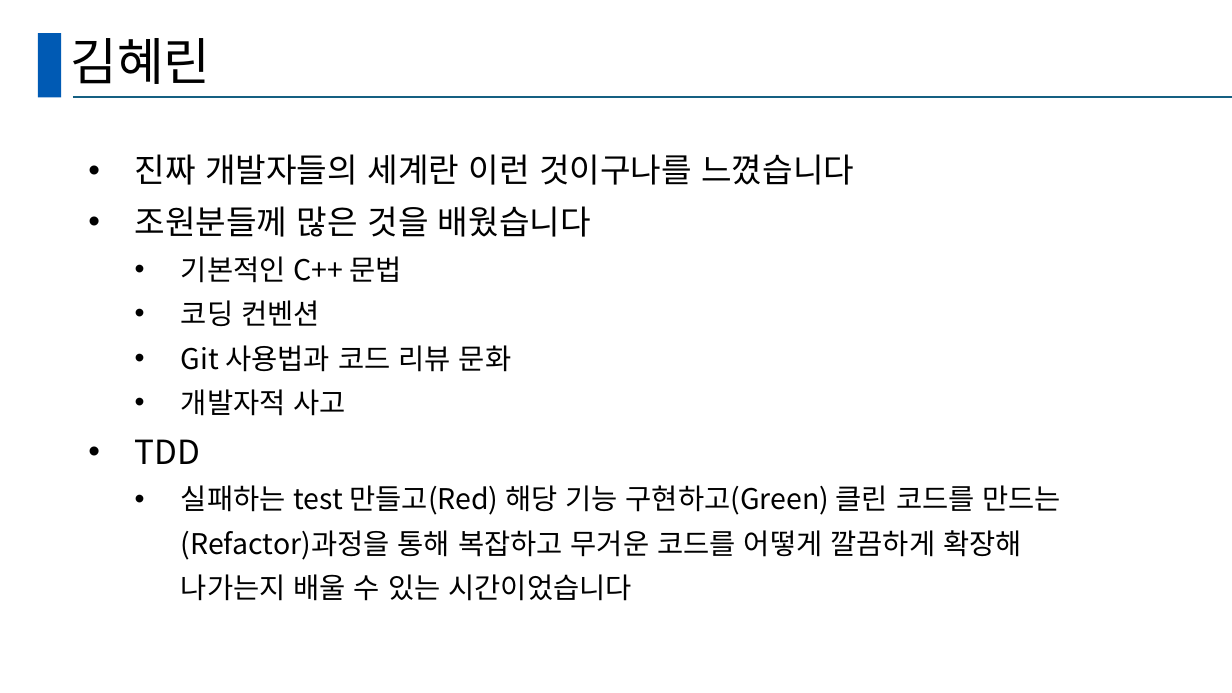
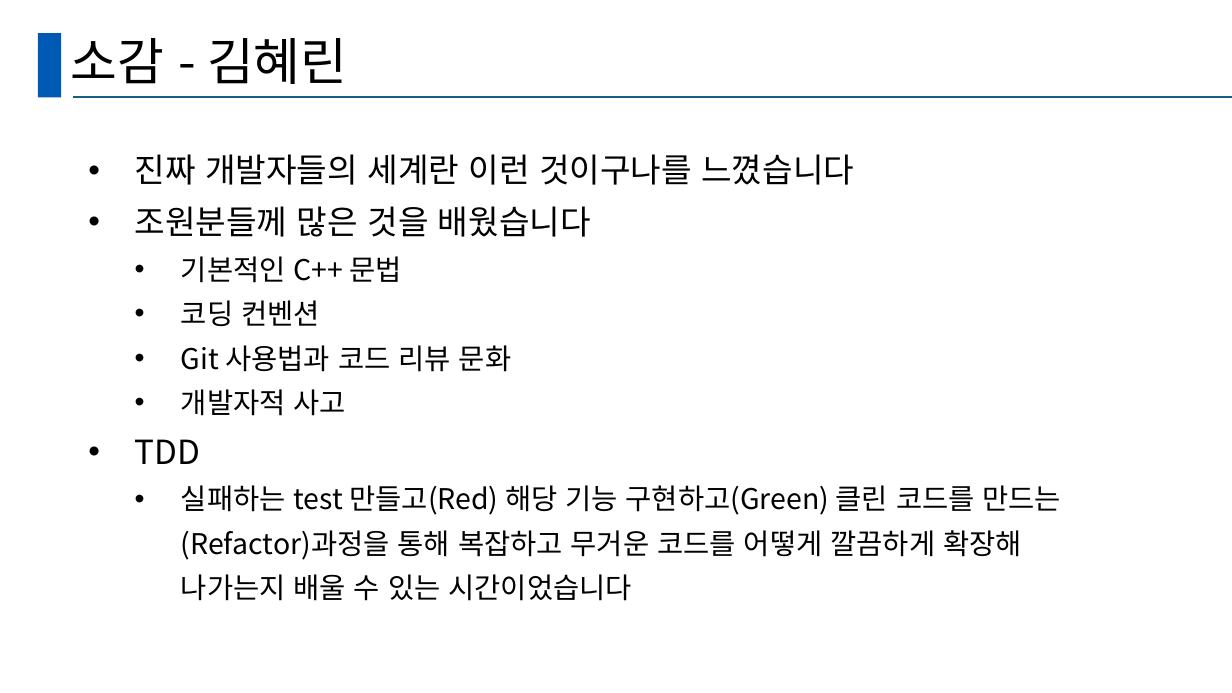
Before and after one commit to flowinto10/CRA_TeamBest_SSD, a slide deck: slide 44 of CRA_TeamBest.pptx. Drawn at 1232x693 pixels with LibreOffice and Linux fonts; fonts in the diff are those of the drawing. Boxes give left, top, right and bottom in pixels: in the first picture for what was removed or moved away, otherwise in the second. Text is boxed around its words. In the diff, an @@ line names an element or a change of style, - is before the commit and + after.

Commit message:
update

```diff
--- a/CRA_TeamBest.pptx
+++ b/CRA_TeamBest.pptx
@@ title at (x1=70, y1=38, x2=347, y2=84): text changed @@
-김혜린
+소감 - 김혜린
```
